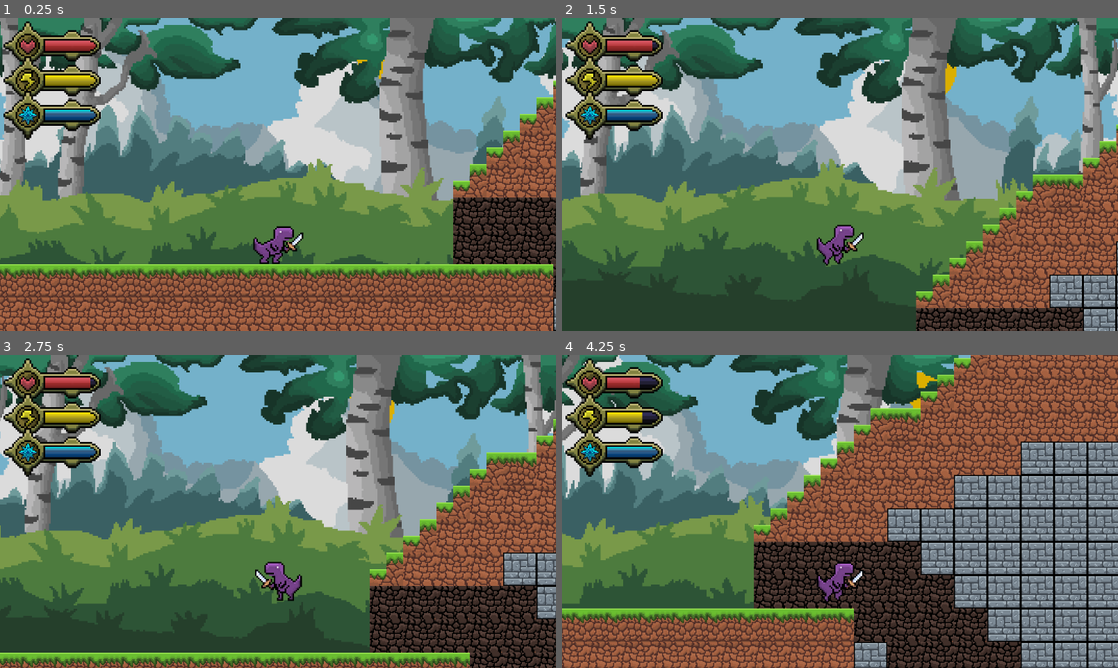
Above: before the commit, frames 1-4 (two rows, left to right).
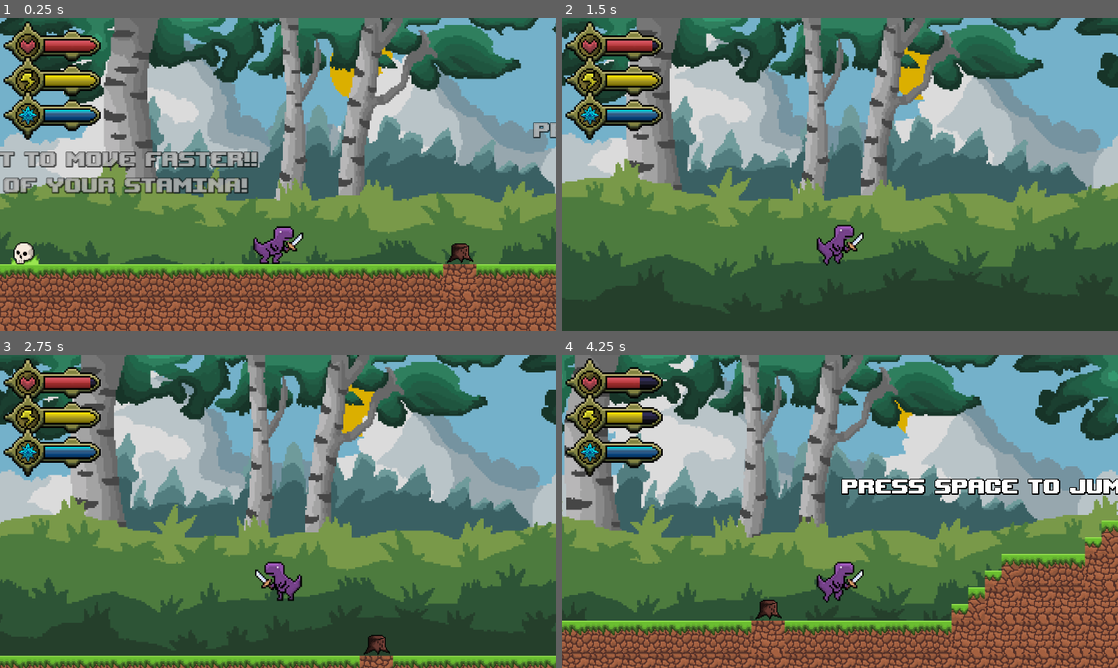
Above: after the commit, the same moments.

Repository: LeeTuah/rexvalley
Game: Godot game, scene res://game_manager.tscn
The game is run twice, just before and just after one commit, with the same random seed, the same clock (stepped at 60 frames per second) and the same inputs.
Inputs (mouse positions are in pixels of both pictures, inside the frame that each line leads up to):
- Up to frame 1 (0.25 s): no input
- Up to frame 2 (1.5 s): tap Space at 0.5 s; move the mouse to (962, 158) at 0.52 s; hold Enter (ui_accept) 0.53-1.28 s; hold Right (ui_right) from 0.53 s (still down); click (962, 158) at 0.67 s; move the mouse to (728, 190) at 1.27 s; tap 1 (magic_fireball) at 1.35 s
- Up to frame 3 (2.75 s): tap Enter (ui_accept) at 1.52, 1.55, 1.82, 2.3 s; move the mouse to (333, 442) at 2.02 s; release Right (ui_right) at 2.03 s; hold Left (ui_left) from 2.03 s (still down); hold Right mouse button (magic_initiate) from 2.03 s (still down)
- Up to frame 4 (4.25 s): move the mouse to (812, 574) at 2.77 s; release Left (ui_left) at 2.78 s; release Right mouse button (magic_initiate) at 2.78 s; hold Right (ui_right) from 2.78 s (still down); tap 2 (magic_shield) at 2.85 s; click (812, 574) at 2.92 s; tap Enter (ui_accept) at 3.02, 3.05, 3.32 s; tap Space at 3.5 s; move the mouse to (1006, 558) at 3.52 s; hold Enter (ui_accept) from 3.53 s (still down); tap Alt at 3.6 s

The runs differ from the first frame. In frame 1, 66% of the frame differs, in the area x 0-100%, y 0-100%; in frame 2, 62%; in frame 3, 66%; in frame 4, 82%.

Commit message:
Changed jump velocity to make jump more explosive

Diff:
--- a/game_manager.tscn
+++ b/game_manager.tscn
@@ -40,6 +40,6 @@
 script = ExtResource("8_dq8jp")
 
 [node name="player" parent="." unique_id=1387465769 instance=ExtResource("8_8jrwq")]
-position = Vector2(21096, 976)
+position = Vector2(3077, 683)
 
 [node name="fireball" type="Node" parent="." unique_id=157135525]
--- a/scenes/player/player.gd
+++ b/scenes/player/player.gd
@@ -103,7 +103,12 @@
 	var was_on_floor = is_on_floor();
 
 	if not is_on_floor() and animated_sprite.animation != "dash_2":
-		velocity += get_gravity() * delta;
+		# velocity += get_gravity() * delta;
+
+		if velocity.y > 0:
+			velocity += get_gravity() * 1.5 * delta
+		else:
+			velocity += get_gravity() * delta
 
 	# player direction calculation
 	direction = Input.get_axis("ui_left", "ui_right")
@@ -211,16 +216,23 @@
 
 	if jump_timer > 0.0 and Input.is_action_pressed("ui_accept"):
 		jump_timer -= delta;
-		velocity.y = JUMP_VELOCITY * 0.55;
-
-	elif Input.is_action_just_released("ui_accept") or jump_timer <= 0.0:
+		# velocity.y = JUMP_VELOCITY * 0.55;
+
+	elif Input.is_action_just_released("ui_accept") and jump_timer > 0.0:
+		velocity.y *= 0.5
 		jump_timer = 0.0;
 		is_jumping = false;
 
+	elif jump_timer <= 0.0:
+		jump_timer = 0.0
+		is_jumping = false
+
 	if coyote_timer > 0.0:
 		coyote_timer -= delta;
+
 	if jump_buffer_timer > 0.0:
 		jump_buffer_timer -= delta;
+
 	if Input.is_action_just_pressed("ui_accept"):
 		jump_buffer_timer = JUMP_BUFFER_TIME;
 
@@ -238,7 +250,7 @@
 		elif (jump_buffer_timer > 0.0 and (is_on_floor() or coyote_timer > 0.0)):
 			idle_time = 0.0;
 			walking_particles.emitting = false;
-			velocity.y = JUMP_VELOCITY * 0.55;
+			velocity.y = JUMP_VELOCITY;
 			is_jumping = true;
 			jump_timer = jumping_time;
 			jump_buffer_timer = 0.0;
